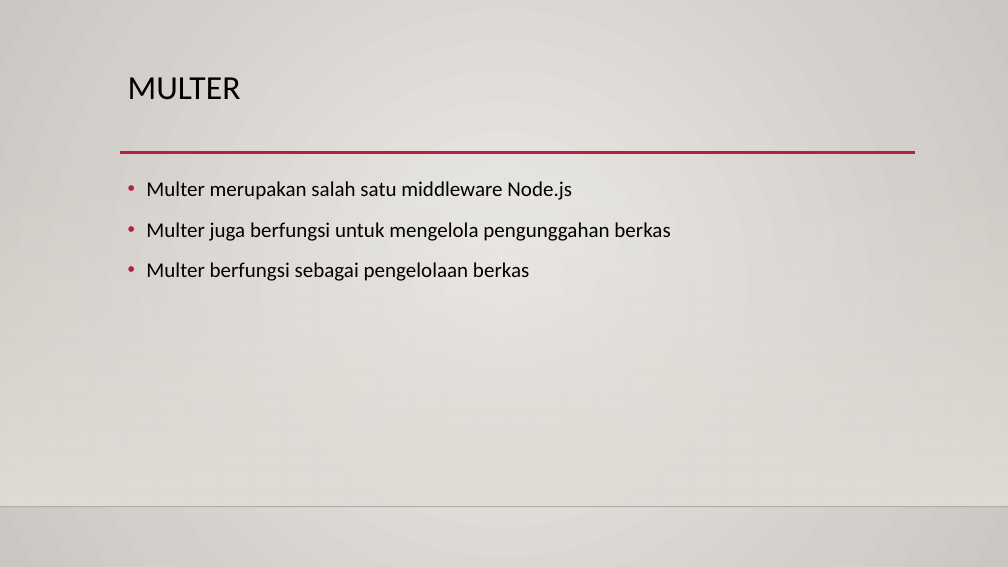
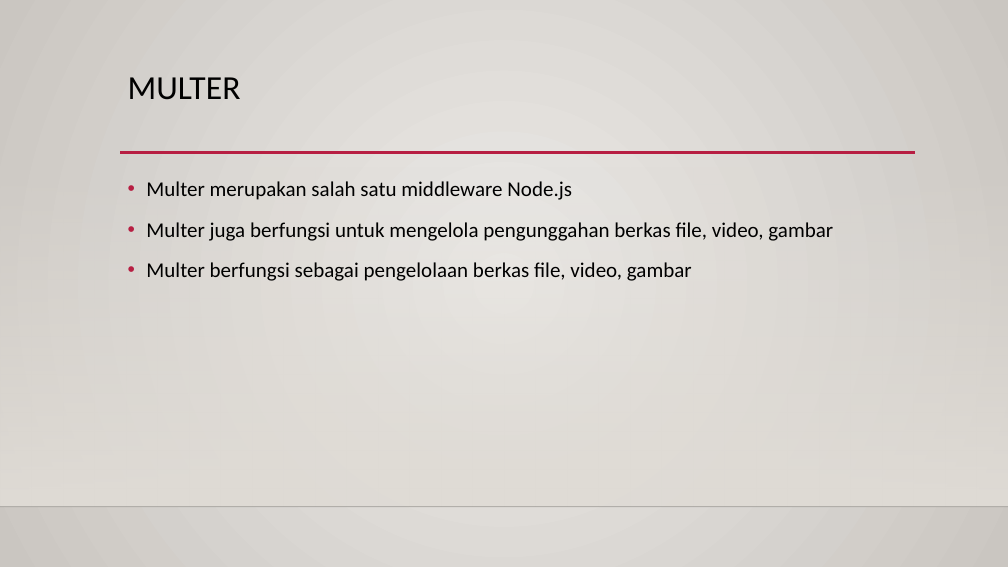
Before and after one commit to LKanugrahan/BE-Project, a slide deck: slide 5 of presentasi ppt/PPT-BE-API-Intermediate-Langgeng Kanugrahan.pptx. Drawn at 1008x567 pixels with LibreOffice and Linux fonts; fonts in the diff are those of the drawing; background and template pictures are left out. Boxes give left, top, right and bottom in pixels: in the first picture for what was removed or moved away, otherwise in the second. Text is boxed around its words. In the diff, an @@ line names an element or a change of style, - is before the commit and + after.

Commit message:
Correction for PPT

```diff
--- a/presentasi ppt/PPT-BE-API-Intermediate-Langgeng Kanugrahan.pptx
+++ b/presentasi ppt/PPT-BE-API-Intermediate-Langgeng Kanugrahan.pptx
@@ text at (x1=146, y1=222, x2=833, y2=281): text changed @@
-• Multer juga berfungsi untuk mengelola pengunggahan berkas
-• Multer berfungsi sebagai pengelolaan berkas
+• Multer juga berfungsi untuk mengelola pengunggahan berkas file, video, gambar
+• Multer berfungsi sebagai pengelolaan berkas file, video, gambar
```
